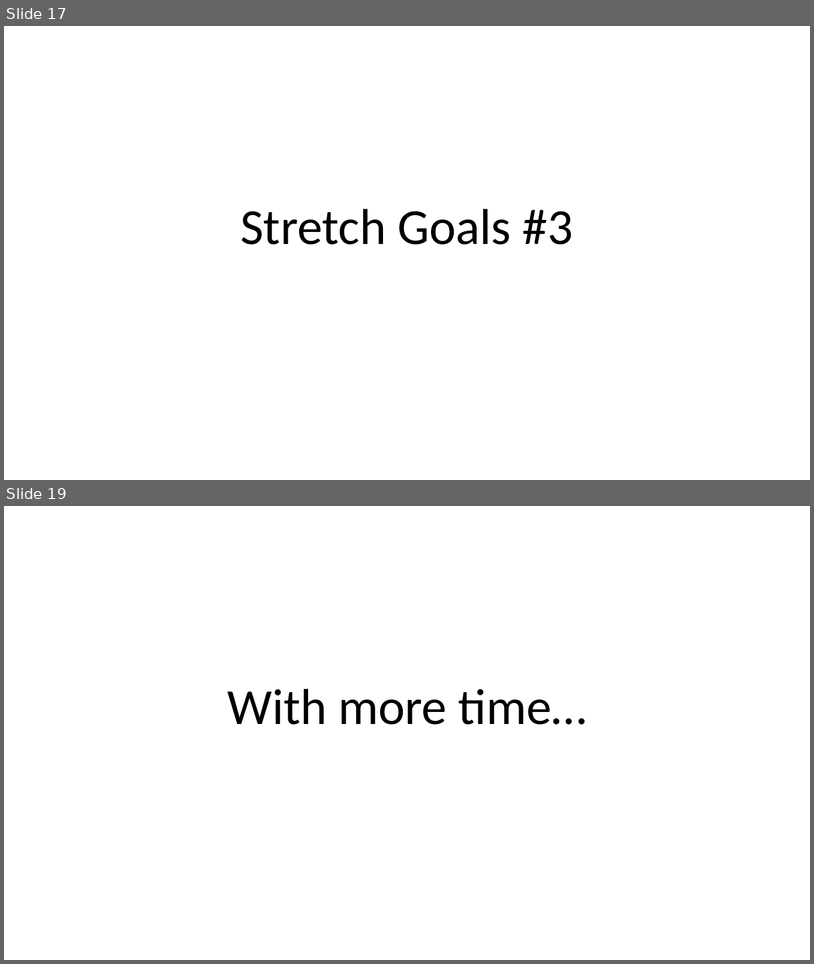
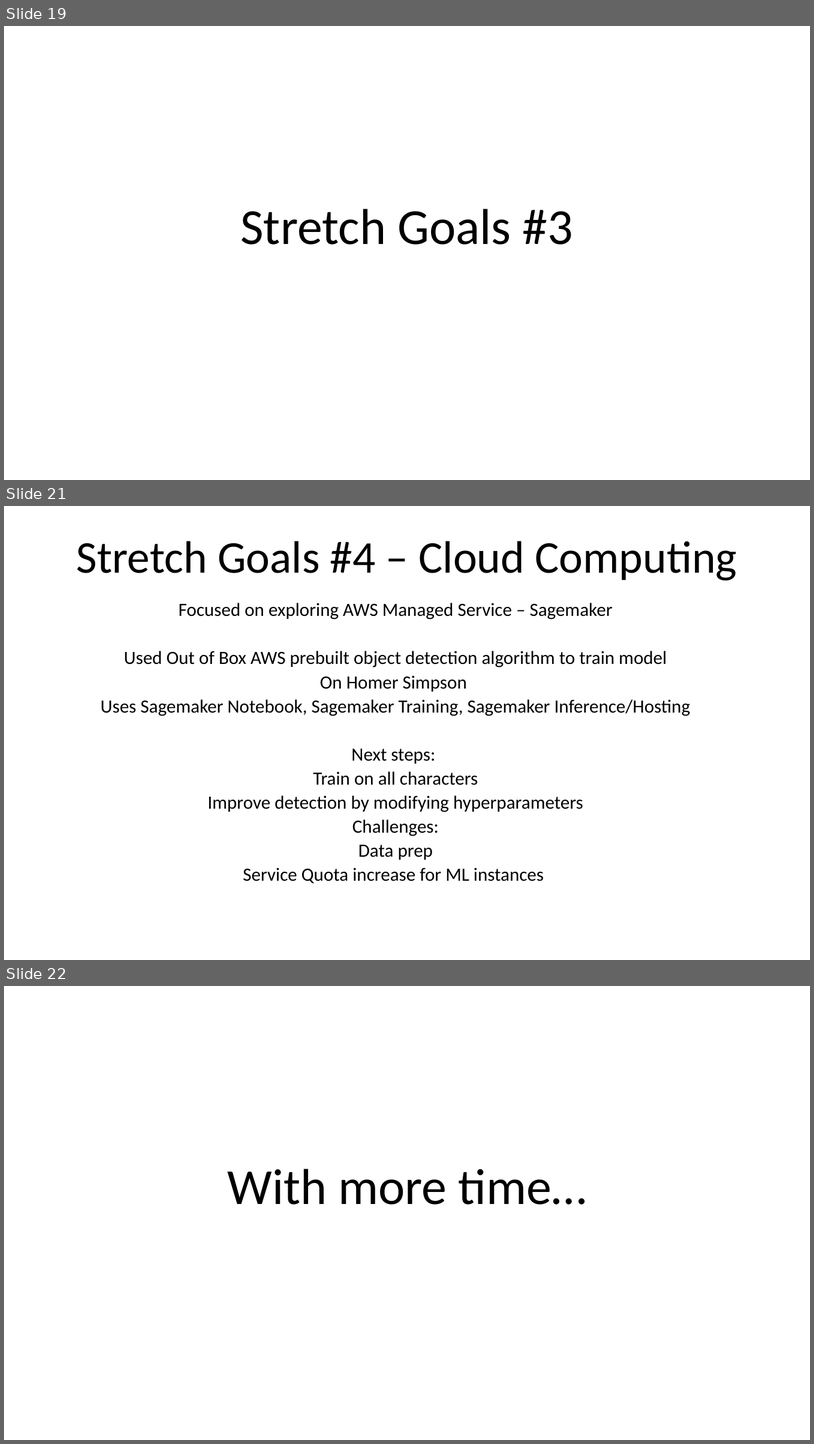
Before and after one commit to zliu007/DAEN690Report, a slide deck: SimpsonsImageDetection_Final Presentation_M.pptx. Shown one above the other, each under a label of ours: slides 17 and 19 before the commit, slides 19, 21 and 22 after it; the slides between them are not shown. The pictures are 814x964 and 814x1444 pixels, drawn with LibreOffice and Linux fonts; fonts in the diff are those of the drawing. Boxes give left, top, right and bottom in pixels: in the first picture for what was removed or moved away, otherwise in the second. Text is boxed around its words. In the diff, an @@ line names an element or a change of style, - is before the commit and + after.

```diff
--- a/SimpsonsImageDetection_Final Presentation_M.pptx
+++ b/SimpsonsImageDetection_Final Presentation_M.pptx
@@ slide 21 added at box(4, 506, 810, 960), background #FFFFFF @@
@@ title added at box(77, 541, 737, 580), 54 pt, text #000000 @@
+Stretch Goals #4 – Cloud Computing
@@ subtitle added at box(101, 603, 691, 883), 22.2 pt, text #000000 @@
+Focused on exploring AWS Managed Service – Sagemaker
+Used Out of Box AWS prebuilt object detection algorithm to train model
+On Homer Simpson
+Uses Sagemaker Notebook, Sagemaker Training, Sagemaker Inference/Hosting
+Next steps:
+Train on all characters
+Improve detection by modifying hyperparameters
+Challenges:
+Data prep
+Service Quota increase for ML instances
@@ what was slide 17 is now slide 19 @@
@@ what was slide 19 is now slide 22 @@
```
Also in this commit, not shown: 7 slides changed, 2 other slides added.
